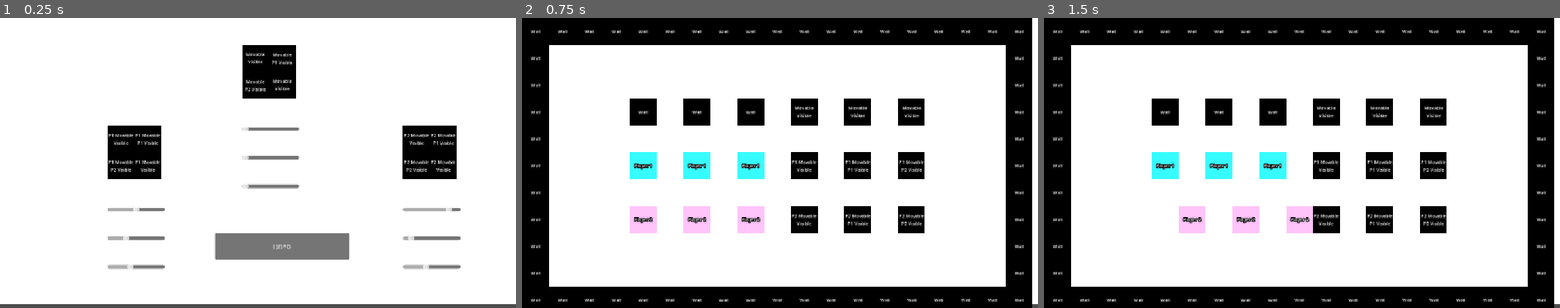
Above: before the commit, frames 1-3 (left to right).
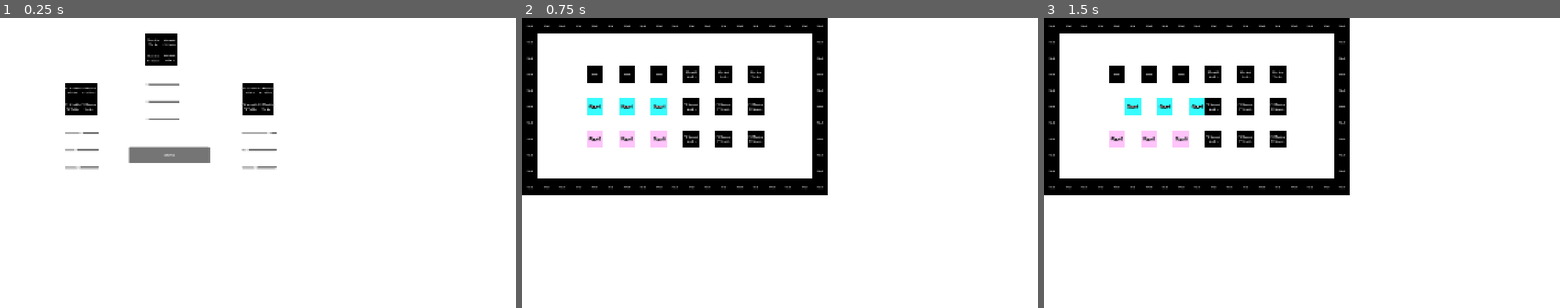
Above: after the commit, the same moments.

Repository: djohoe28/ggj-2026
Game: Godot game, scene res://scenes/game.tscn
Same seed, same stepped clock (60 frames per second), same inputs: the game is played once before the commit and once after it. Sound files missing from this copy of the repository are replaced by a short silence.
Inputs:
- Up to frame 1 (0.25 s): no input
- Up to frame 2 (0.75 s): click "סיימנו" at 0.5 s
- Up to frame 3 (1.5 s): tap Enter at 1.25 s; hold Right (p1_right, bound only after the commit) from 1.28 s (still down)

The runs differ from the first frame. In frame 1, 13% of the frame differs, in the area x 0-100%, y 5-100%; in frame 2, 36%, in the area x 0-100%, y 0-100%; in frame 3, 36%.

Commit message:
Controls updated.

Diff:
--- a/project.godot
+++ b/project.godot
@@ -21,6 +21,8 @@
 
 [display]
 
+window/size/viewport_width=1920
+window/size/viewport_height=1080
 window/stretch/mode="canvas_items"
 
 [file_customization]
@@ -45,42 +47,42 @@
 }
 p1_up={
 "deadzone": 0.2,
-"events": [Object(InputEventKey,"resource_local_to_scene":fa …(140 unchanged characters)… d":false,"keycode":0,"physical_keycode":87,"key_label":0,"unicode":119,"location":0,"echo":false,"script":null)
+"events": [Object(InputEventKey,"resource_local_to_scene":fa …(140 unchanged characters)… d":false,"keycode":0,"physical_keycode":4194320,"key_label":0,"unicode":0,"location":0,"echo":false,"script":null)
 ]
 }
 p1_down={
 "deadzone": 0.2,
-"events": [Object(InputEventKey,"resource_local_to_scene":fa …(140 unchanged characters)… d":false,"keycode":0,"physical_keycode":83,"key_label":0,"unicode":115,"location":0,"echo":false,"script":null)
+"events": [Object(InputEventKey,"resource_local_to_scene":fa …(140 unchanged characters)… d":false,"keycode":0,"physical_keycode":4194322,"key_label":0,"unicode":0,"location":0,"echo":false,"script":null)
 ]
 }
 p1_left={
 "deadzone": 0.2,
-"events": [Object(InputEventKey,"resource_local_to_scene":fa …(140 unchanged characters)… d":false,"keycode":0,"physical_keycode":65,"key_label":0,"unicode":97,"location":0,"echo":false,"script":null)
+"events": [Object(InputEventKey,"resource_local_to_scene":fa …(140 unchanged characters)… d":false,"keycode":0,"physical_keycode":4194319,"key_label":0,"unicode":0,"location":0,"echo":false,"script":null)
 ]
 }
 p1_right={
 "deadzone": 0.2,
-"events": [Object(InputEventKey,"resource_local_to_scene":fa …(140 unchanged characters)… d":false,"keycode":0,"physical_keycode":68,"key_label":0,"unicode":100,"location":0,"echo":false,"script":null)
+"events": [Object(InputEventKey,"resource_local_to_scene":fa …(140 unchanged characters)… d":false,"keycode":0,"physical_keycode":4194321,"key_label":0,"unicode":0,"location":0,"echo":false,"script":null)
 ]
 }
 p2_up={
 "deadzone": 0.2,
-"events": [Object(InputEventKey,"resource_local_to_scene":fa …(140 unchanged characters)… d":false,"keycode":0,"physical_keycode":4194320,"key_label":0,"unicode":0,"location":0,"echo":false,"script":null)
+"events": [Object(InputEventKey,"resource_local_to_scene":fa …(140 unchanged characters)… d":false,"keycode":0,"physical_keycode":87,"key_label":0,"unicode":119,"location":0,"echo":false,"script":null)
 ]
 }
 p2_down={
 "deadzone": 0.2,
-"events": [Object(InputEventKey,"resource_local_to_scene":fa …(140 unchanged characters)… d":false,"keycode":0,"physical_keycode":4194322,"key_label":0,"unicode":0,"location":0,"echo":false,"script":null)
+"events": [Object(InputEventKey,"resource_local_to_scene":fa …(140 unchanged characters)… d":false,"keycode":0,"physical_keycode":83,"key_label":0,"unicode":115,"location":0,"echo":false,"script":null)
 ]
 }
 p2_left={
 "deadzone": 0.2,
-"events": [Object(InputEventKey,"resource_local_to_scene":fa …(140 unchanged characters)… d":false,"keycode":0,"physical_keycode":4194319,"key_label":0,"unicode":0,"location":0,"echo":false,"script":null)
+"events": [Object(InputEventKey,"resource_local_to_scene":fa …(140 unchanged characters)… d":false,"keycode":0,"physical_keycode":65,"key_label":0,"unicode":97,"location":0,"echo":false,"script":null)
 ]
 }
 p2_right={
 "deadzone": 0.2,
-"events": [Object(InputEventKey,"resource_local_to_scene":fa …(140 unchanged characters)… d":false,"keycode":0,"physical_keycode":4194321,"key_label":0,"unicode":0,"location":0,"echo":false,"script":null)
+"events": [Object(InputEventKey,"resource_local_to_scene":fa …(140 unchanged characters)… d":false,"keycode":0,"physical_keycode":68,"key_label":0,"unicode":100,"location":0,"echo":false,"script":null)
 ]
 }
 
@@ -99,3 +101,4 @@
 rendering_device/driver.windows="d3d12"
 renderer/rendering_method="gl_compatibility"
 renderer/rendering_method.mobile="gl_compatibility"
+environment/defaults/default_clear_color=Color(1, 1, 1, 1)
